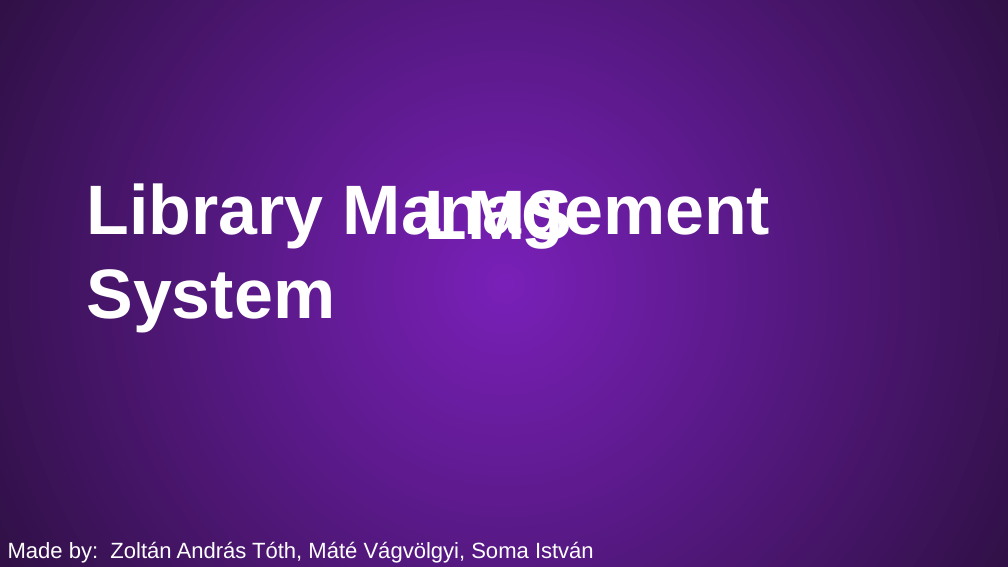
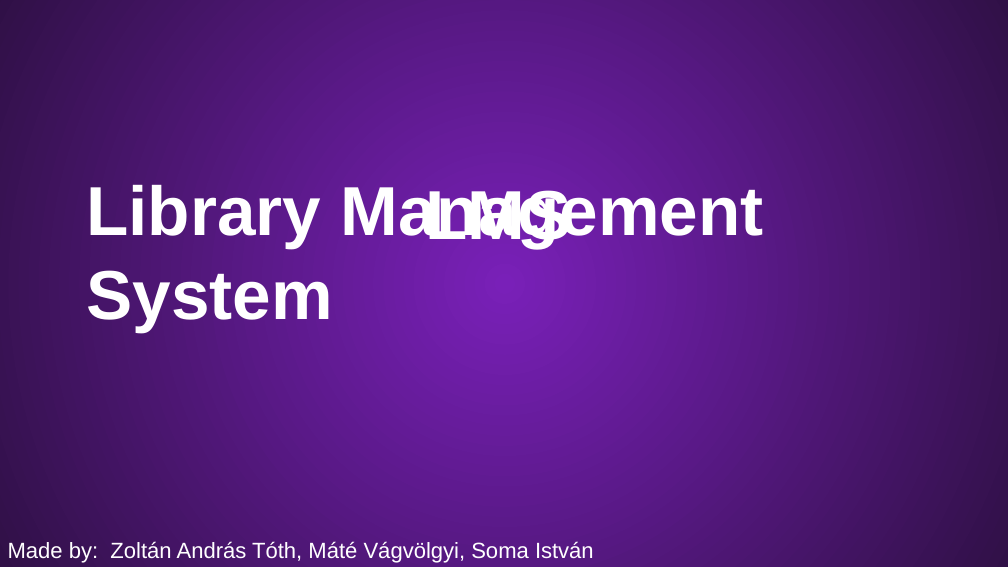
Before and after one commit to Palacsinta002/LMS, a slide deck: slide 1 of Presentation/LMS Presentation.pptx. Drawn at 1008x567 pixels with LibreOffice and Linux fonts; fonts in the diff are those of the drawing; background and template pictures are left out. Boxes give left, top, right and bottom in pixels: in the first picture for what was removed or moved away, otherwise in the second. Text is boxed around its words. In the diff, an @@ line names an element or a change of style, - is before the commit and + after.

```diff
--- a/Presentation/LMS Presentation.pptx
+++ b/Presentation/LMS Presentation.pptx
@@ text "LMS" at <box>425,184,571,252</box>: size 66.7 to 66 pt @@
@@ title "Library Management System" at <box>86,184,763,331</box>: size 66.7 to 66 pt @@
```
Also in this commit, not shown: 1 other slide changed, 9 slides added, 1 slide removed, 1 other file.
